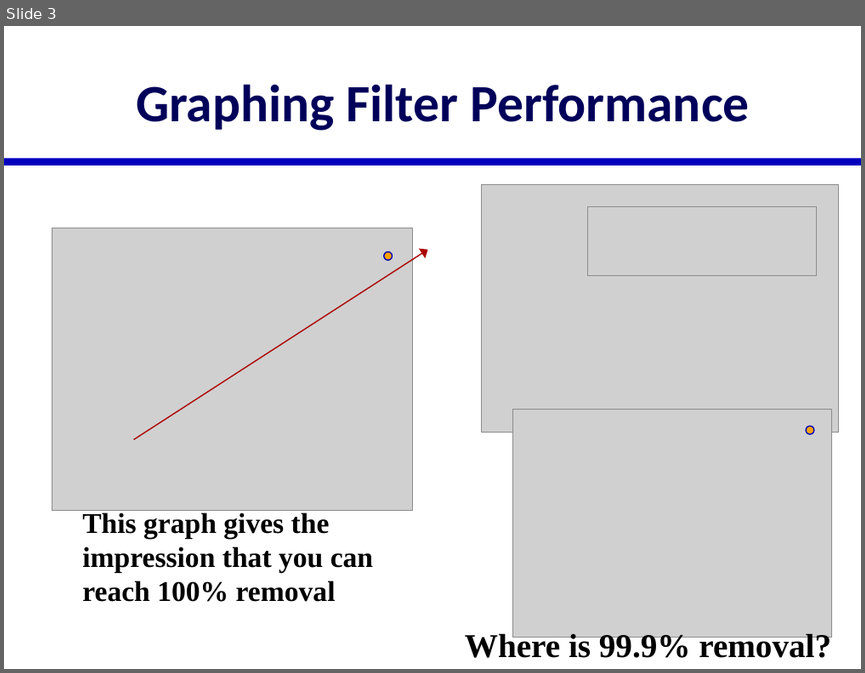
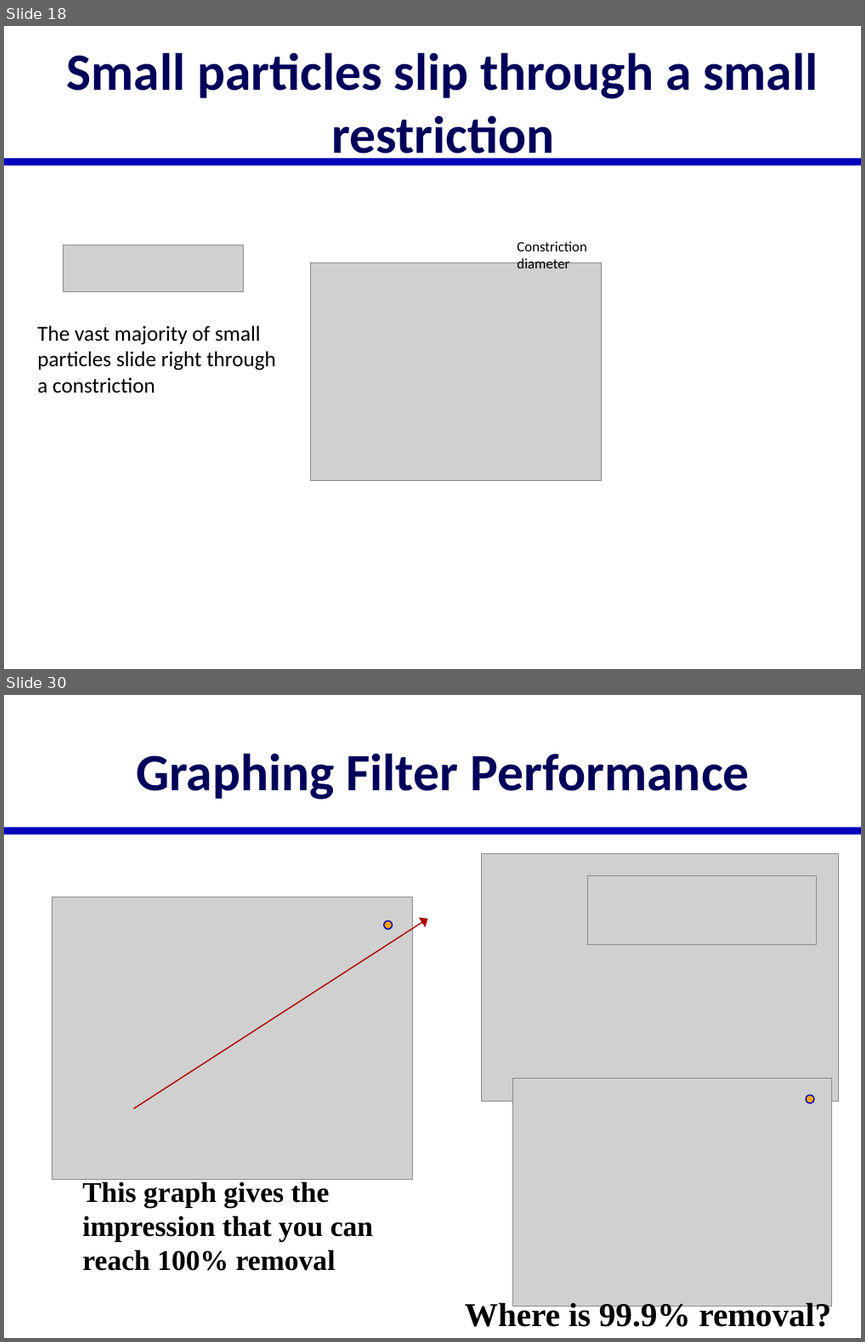
Before and after one commit to monroews/CEE4520Lectures, a slide deck: Extras/Filtration Extras.pptx. Shown one above the other, each under a label of ours: slide 3 before the commit, slides 18 and 30 after it; the slides between them are not shown. The pictures are 865x673 and 865x1342 pixels, drawn with LibreOffice and Linux fonts; fonts in the diff are those of the drawing; grey boxes stand for pictures. Boxes give left, top, right and bottom in pixels: in the first picture for what was removed or moved away, otherwise in the second. Text is boxed around its words. In the diff, an @@ line names an element or a change of style, - is before the commit and + after.

```diff
--- a/Extras/Filtration Extras.pptx
+++ b/Extras/Filtration Extras.pptx
@@ slide 18 added at (4, 26, 861, 669), background #FFFFFF; not listed: 1 template element that a slide beside it also shows @@
@@ title added at (67, 52, 817, 165), 44 pt, text #00005A, bold @@
+Small particles slip through a small restriction
@@ picture added at (64, 244, 243, 290) @@
@@ text added at (517, 241, 586, 268), 12 pt, text #000000 @@
+Constriction diameter
@@ picture added at (311, 262, 602, 480) @@
@@ text added at (37, 325, 276, 393), 18 pt, text #000000 @@
+The vast majority of small particles slide right through a constriction
@@ what was slide 3 is now slide 30 @@
```
Also in this commit, not shown: 3 slides changed, 26 other slides added, 4 other files.
